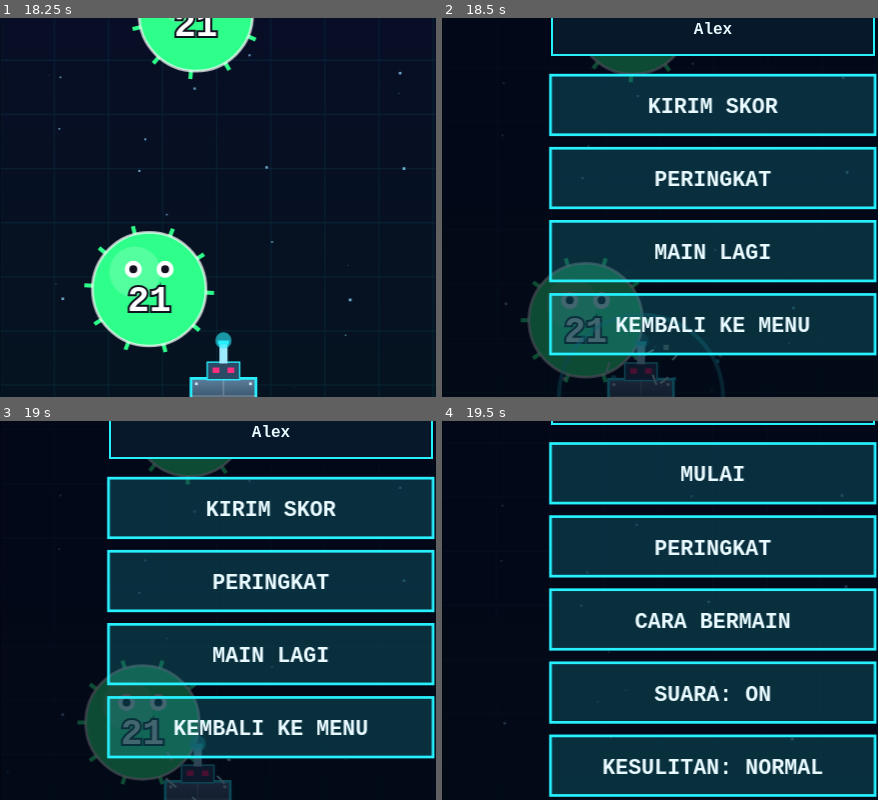
Above: before the commit, frames 1-4 (two rows, left to right).
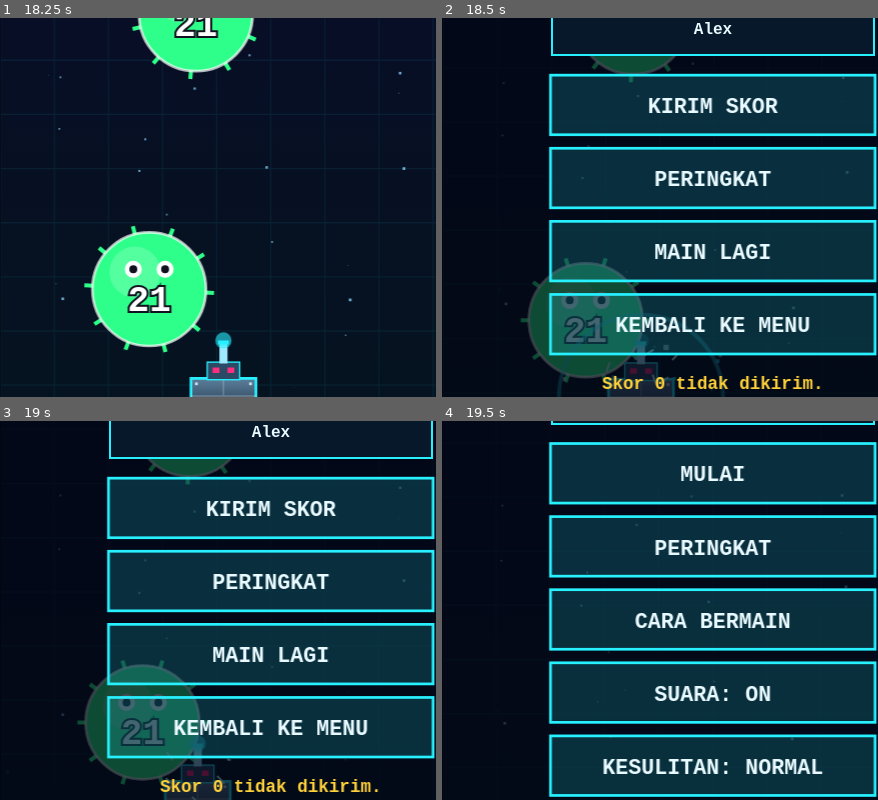
Above: after the commit, the same moments.

Repository: vexelkang-cell/gamepai
Game: browser game, page games/robot-virus-buster/index.html
The game is run twice, just before and just after one commit, with the same random seed, the same clock (stepped at 60 frames per second) and the same inputs.
Inputs (mouse positions are % of the whole screen's width and height, from its top left):
- Up to frame 1 (18.25 s): click (32, 38) at 0.27 s; type "Alex" at 0.27 s; click "MULAI" at 0.52 s; click "LEVEL 1" at 0.77 s; hold Right 1.03-2.28 s; click (32, 60) at 1.07 s; click (19, 40) at 2.07 s; hold Up 2.33-2.67 s; hold Right 2.72-3.72 s; click (44, 35) at 3.07 s; hold Down 3.77-4.35 s; click (41, 70) at 4.07 s; hold Left 4.4-5.9 s; click (16, 75) at 5.07 s; hold Up 5.95-6.45 s; click (32, 30) at 6.07 s; hold Left 6.5-7.17 s; click (50, 55) at 7.07 s; hold Down 7.22-7.63 s; hold Right 7.68-8.93 s; click (13, 50) at 8.07 s; hold Up 8.98-9.32 s; click (25, 85) at 9.07 s; hold Right 9.37-10.37 s; click (38, 15) at 10.07 s; hold Down 10.42-11 s; hold Left 11.05-12.55 s; click (32, 60) at 11.07 s; click (19, 40) at 12.07 s; hold Up 12.6-13.1 s; click (44, 35) at 13.07 s; hold Left 13.15-13.82 s; hold Down 13.87-14.28 s; click (41, 70) at 14.07 s; hold Right 14.33-15.58 s; click (16, 75) at 15.07 s; hold Up 15.63-15.97 s; hold Right 16.02-17.02 s; click (32, 30) at 16.07 s; click (50, 55) at 17.07 s; hold Down 17.07-17.65 s; hold Left from 17.7 s (still down); click (13, 50) at 18.07 s
- Up to frame 2 (18.5 s): keep holding Left
- Up to frame 3 (19 s): keep holding Left
- Up to frame 4 (19.5 s): click (25, 85) at 19.07 s; release Left at 19.2 s; hold Up from 19.25 s (still down)
The pictures show only the part of the screen within x 1-51%, y 41-91%; the shares and areas given below are measured in that part.

Frame 1 is identical in both runs. In frame 2, 0.8% of the frame differs, in the area x 36-87%, y 94-98%; in frame 3, 0.8%; in frame 4, nothing differs.

Commit message:
Auto-submit Robot Virus Buster score at game over

Diff:
--- a/games/robot-virus-buster/index.html
+++ b/games/robot-virus-buster/index.html
@@ -91,7 +91,7 @@
 function resume(){if(state==='pause'){state='play';btns=[];}}
 function start(){score=0;level=1;bigVirusBonus=0;lives=DIFF[diff].lives;wpn=0;wpMax=0;kills=0;lvKills=0;fireT=0;spawnT=.3;combo=0;shield=false;
  for(const k in UT)UT[k]=0;viruses=[];bullets=[];parts=[];rings=[];texts=[];items=[];robot.x=W/2;robot.inv=1;banner=1.5;bannerTxt='LEVEL 1';releaseAll();state='play';btns=[];placeInput();}
-function end(){releaseAll();if(score>hi)hi=score;if(level>hiLv)hiLv=level;save();sent=false;msg='';go('over');}
+function end(){releaseAll();if(score>hi)hi=score;if(level>hiLv)hiLv=level;save();sent=false;msg='';go('over');submit();}
 // ---------- leaderboard Vexel Games
 const API='https://vexel-games-uploader.vexelkang.workers.dev',GID='robot-virus-buster',nm=document.getElementById('nm');
 let ids={},msg='',sent=false,busy=false,ranks=null,rankErr='',rankFrom='menu';
